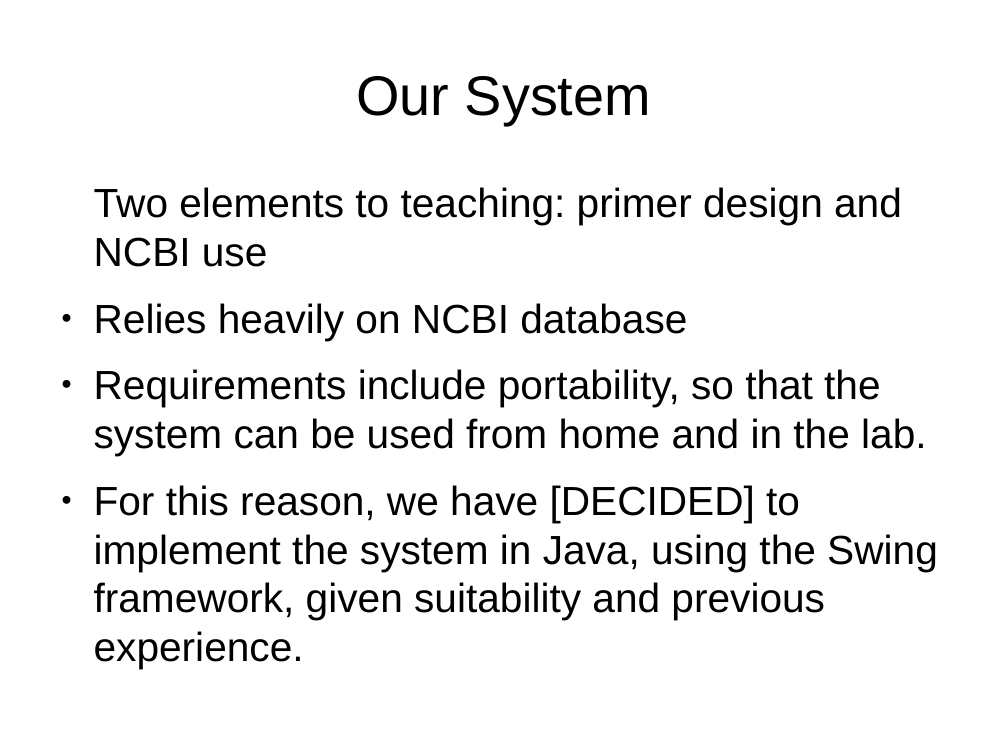
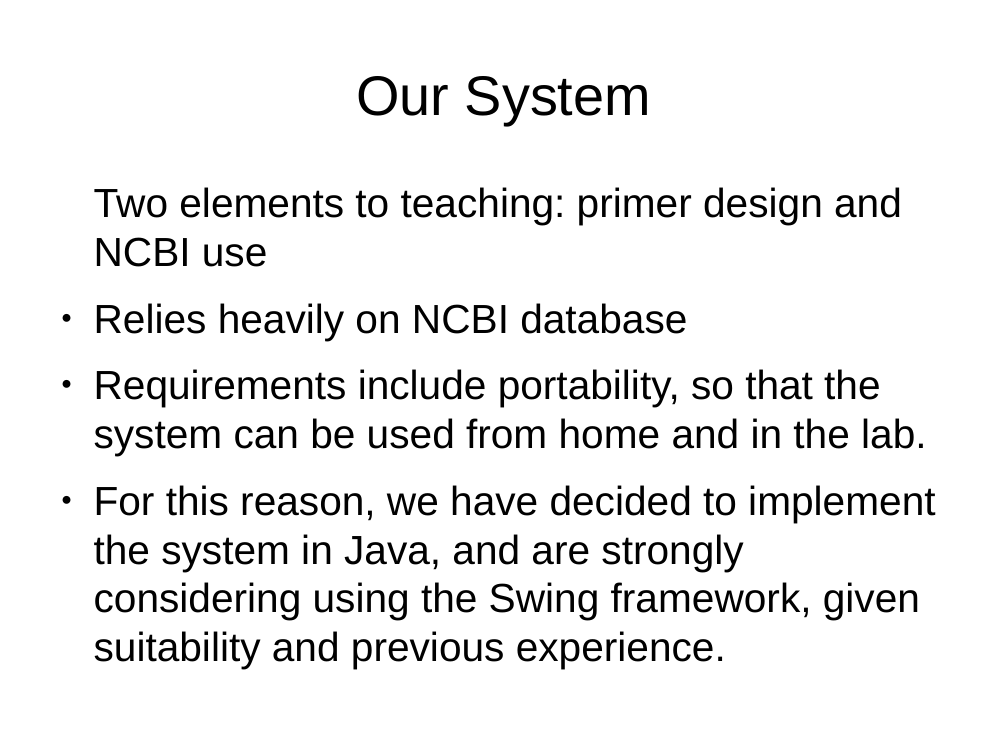
Before and after one commit to Dan-McElroy/Team-Project--Q, a slide deck: slide 13 of docs/progressPresentation/draft.odp. Drawn at 1008x756 pixels with LibreOffice and Linux fonts; fonts in the diff are those of the drawing. Boxes give left, top, right and bottom in pixels: in the first picture for what was removed or moved away, otherwise in the second. Text is boxed around its words. In the diff, an @@ line names an element or a change of style, - is before the commit and + after.

```diff
--- a/docs/progressPresentation/draft.odp
+++ b/docs/progressPresentation/draft.odp
@@ text at (x1=94, y1=485, x2=935, y2=669): text changed @@
-● For this reason, we have [DECIDED] to implement the system in Java, using the Swing framework, given suitability and previous experience.
+● For this reason, we have decided to implement the system in Java, and are strongly considering using the Swing framework, given suitability and previous experience.
```
Also in this commit, not shown: 5 other slides changed.
